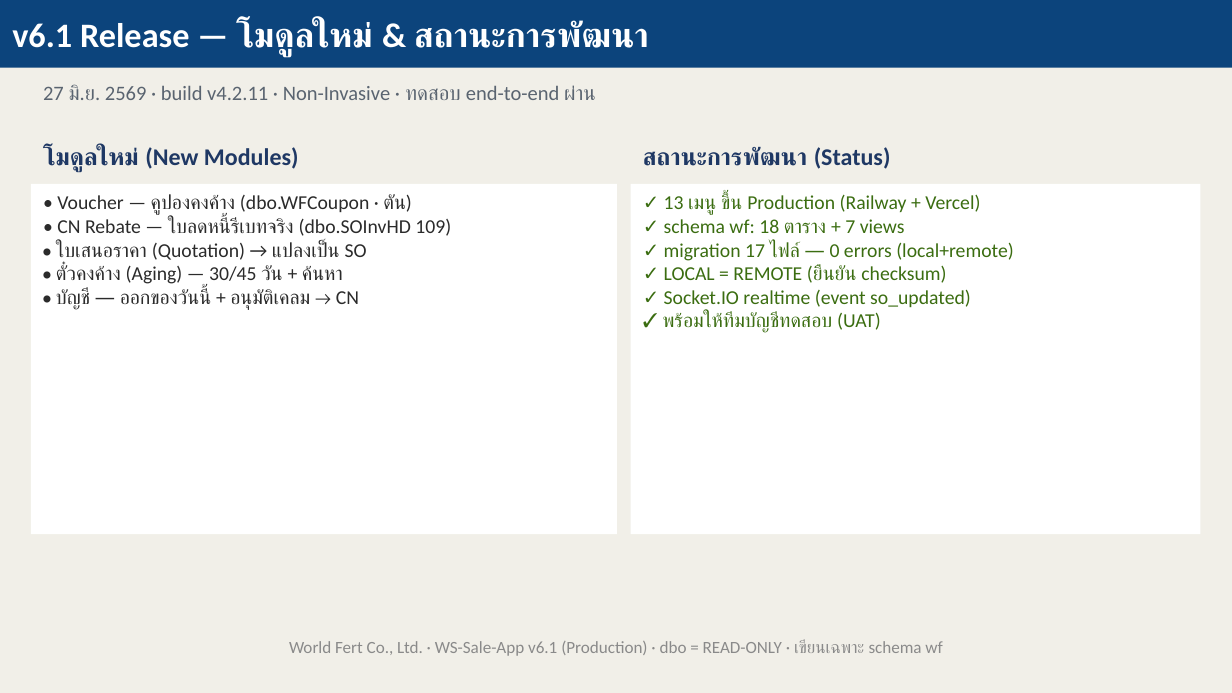
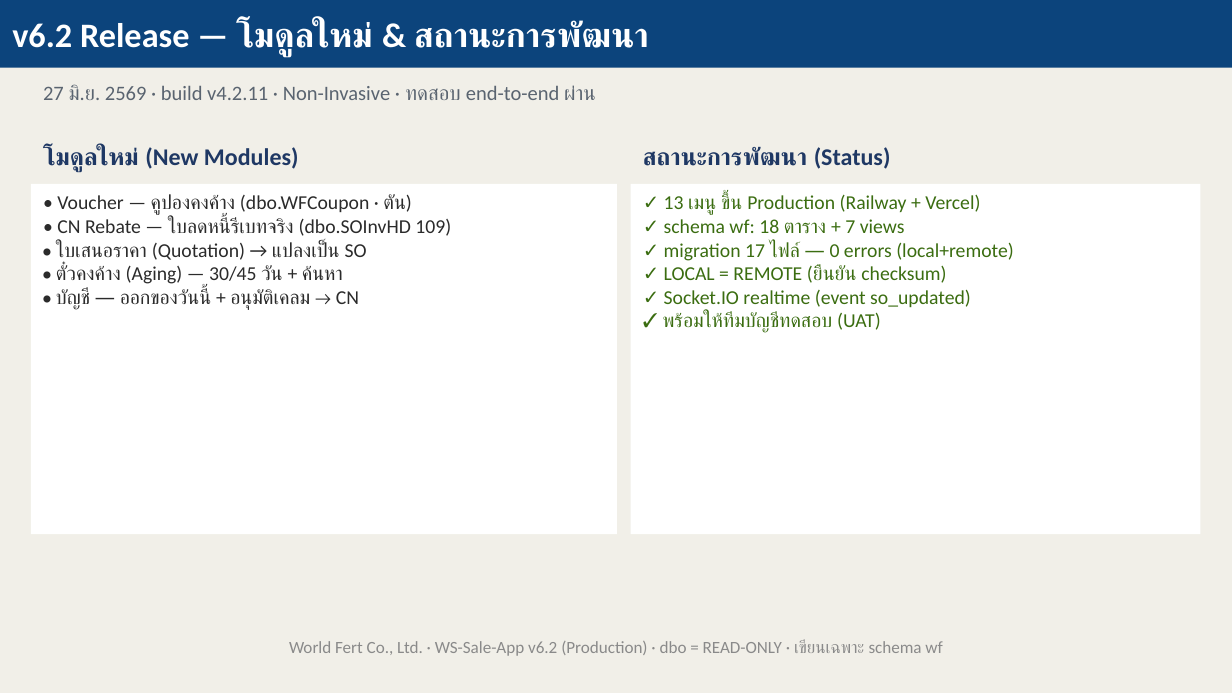
Before and after one commit to thirayume/winspeed-connect, a slide deck: slide 14 of refs/WorldFert_Presentation_v6.pptx. Drawn at 1232x693 pixels with LibreOffice and Linux fonts; fonts in the diff are those of the drawing. Boxes give left, top, right and bottom in pixels: in the first picture for what was removed or moved away, otherwise in the second. Text is boxed around its words. In the diff, an @@ line names an element or a change of style, - is before the commit and + after.

```diff
--- a/refs/WorldFert_Presentation_v6.pptx
+++ b/refs/WorldFert_Presentation_v6.pptx
@@ text in rectangle at <box>12,21,648,57</box>: text changed @@
-v6.1 Release — โมดูลใหม่ & สถานะการพัฒนา
+v6.2 Release — โมดูลใหม่ & สถานะการพัฒนา
@@ text at <box>289,640,942,656</box>: text changed @@
-World Fert Co., Ltd. · WS-Sale-App v6.1 (Production) · dbo = READ-ONLY · เขียนเฉพาะ schema wf
+World Fert Co., Ltd. · WS-Sale-App v6.2 (Production) · dbo = READ-ONLY · เขียนเฉพาะ schema wf
```
Also in this commit, not shown: 7 other slides changed, 2 other files.
